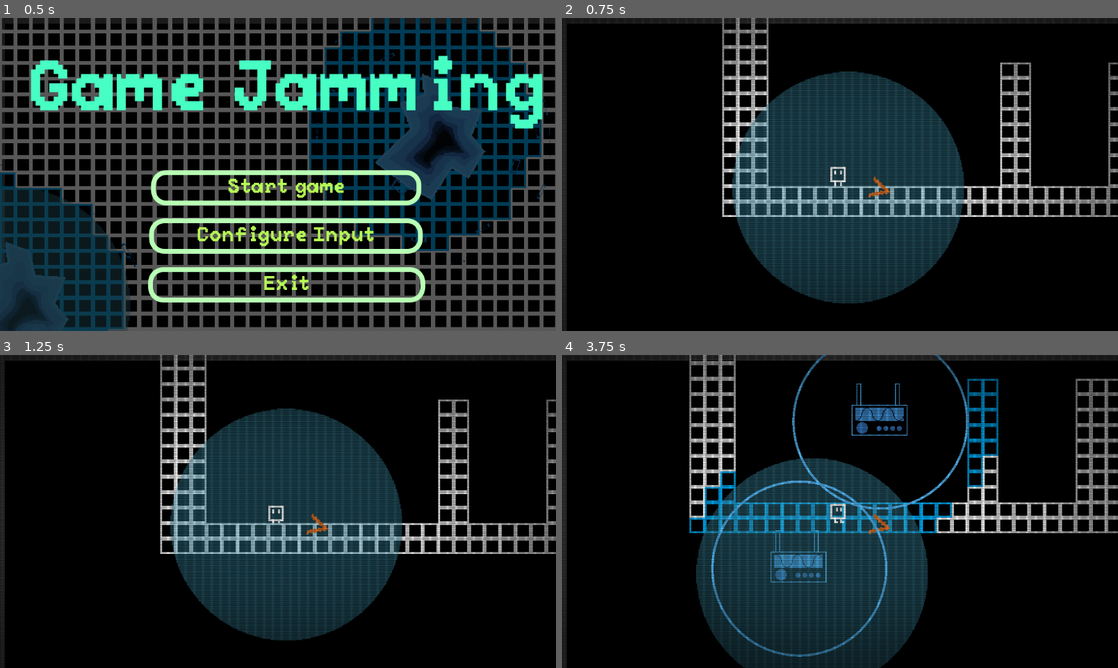
Above: before the commit, frames 1-4 (two rows, left to right).
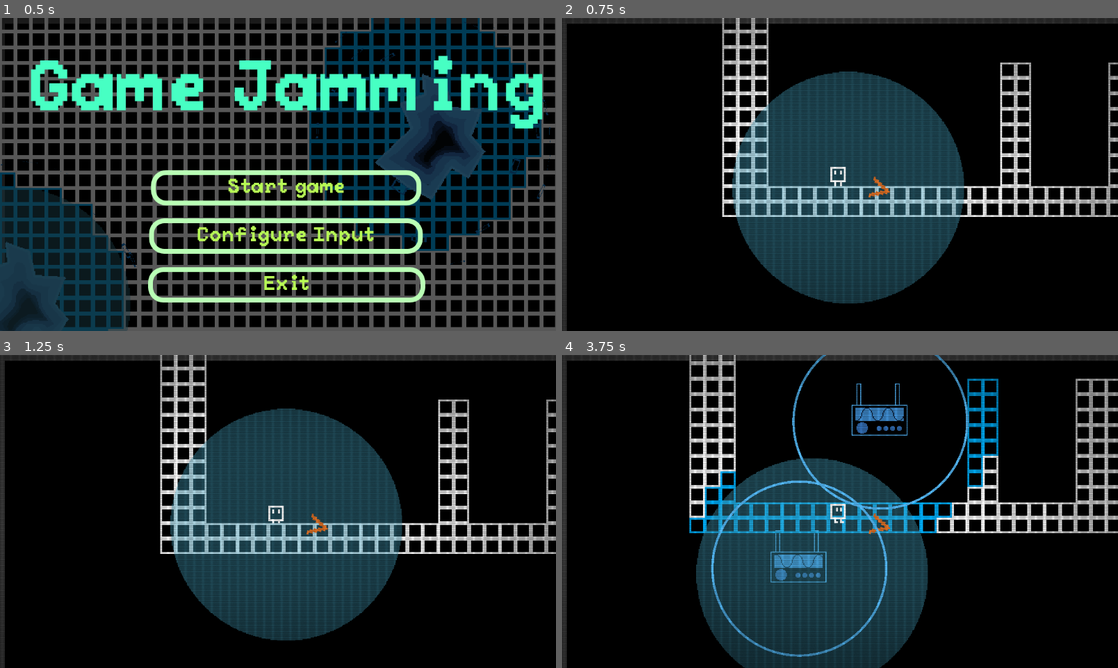
Above: after the commit, the same moments.

Repository: rcdalapicola/gwj
Game: Godot game, scene res://Menu/menu.tscn
Same seed, same stepped clock (60 frames per second), same inputs: the game is played once before the commit and once after it.
Inputs (mouse positions are in pixels of both pictures, inside the frame that each line leads up to):
- Up to frame 1 (0.5 s): no input
- Up to frame 2 (0.75 s): click "Start game" at 0.5 s
- Up to frame 3 (1.25 s): no input
- Up to frame 4 (3.75 s): tap Enter (ui_accept) at 1.25, 1.52, 2.27 s; move the mouse to (962, 495) at 1.27 s; hold D (right) 1.28-2.78 s; click (962, 495) at 1.35 s; move the mouse to (728, 527) at 2.02 s; click (728, 527) at 2.1 s; move the mouse to (895, 442) at 2.77 s; hold A (left) 2.78-3.53 s; click (895, 442) at 2.85 s; move the mouse to (812, 574) at 3.52 s; hold D (right) from 3.53 s (still down); click (812, 574) at 3.6 s

Frame 1 is identical in both runs. In frame 2, 5.3% of the frame differs, in the area x 28-100%, y 0-64%; in frame 3, 5.3%; in frame 4, 8.3%, in the area x 22-100%, y 0-97%.

Commit message:
Lighten CRT filter: softer scanlines, milder vignette, higher brightness gain

Diff:
--- a/Menu/crt_filter.tscn
+++ b/Menu/crt_filter.tscn
@@ -5,11 +5,11 @@
 [sub_resource type="ShaderMaterial" id="ShaderMaterial_crt"]
 shader = ExtResource("1_crt")
 shader_parameter/scanline_count = 700.0
-shader_parameter/scanline_brightness = 0.35
-shader_parameter/vignette_strength = 0.6
-shader_parameter/noise_strength = 0.06
-shader_parameter/mask_strength = 0.25
-shader_parameter/brightness = 1.15
+shader_parameter/scanline_brightness = 0.25
+shader_parameter/vignette_strength = 0.45
+shader_parameter/noise_strength = 0.05
+shader_parameter/mask_strength = 0.2
+shader_parameter/brightness = 1.2
 
 [node name="CRTFilter" type="CanvasLayer"]
 layer = 100
--- a/Menu/crt_shader.gdshader
+++ b/Menu/crt_shader.gdshader
@@ -2,11 +2,11 @@
 render_mode blend_mul;
 
 uniform float scanline_count : hint_range(0, 2048) = 700.0;
-uniform float scanline_brightness : hint_range(0, 1.0) = 0.35;
-uniform float vignette_strength : hint_range(0, 1.0) = 0.6;
-uniform float noise_strength : hint_range(0, 0.5) = 0.06;
-uniform float mask_strength : hint_range(0, 1.0) = 0.25;
-uniform float brightness : hint_range(0.5, 2.0) = 1.15;
+uniform float scanline_brightness : hint_range(0, 1.0) = 0.25;
+uniform float vignette_strength : hint_range(0, 1.0) = 0.45;
+uniform float noise_strength : hint_range(0, 0.5) = 0.05;
+uniform float mask_strength : hint_range(0, 1.0) = 0.2;
+uniform float brightness : hint_range(0.5, 2.0) = 1.2;
 
 float rand(vec2 co) {
 	return fract(sin(dot(co.xy, vec2(12.9898, 78.233))) * 43758.5453);
